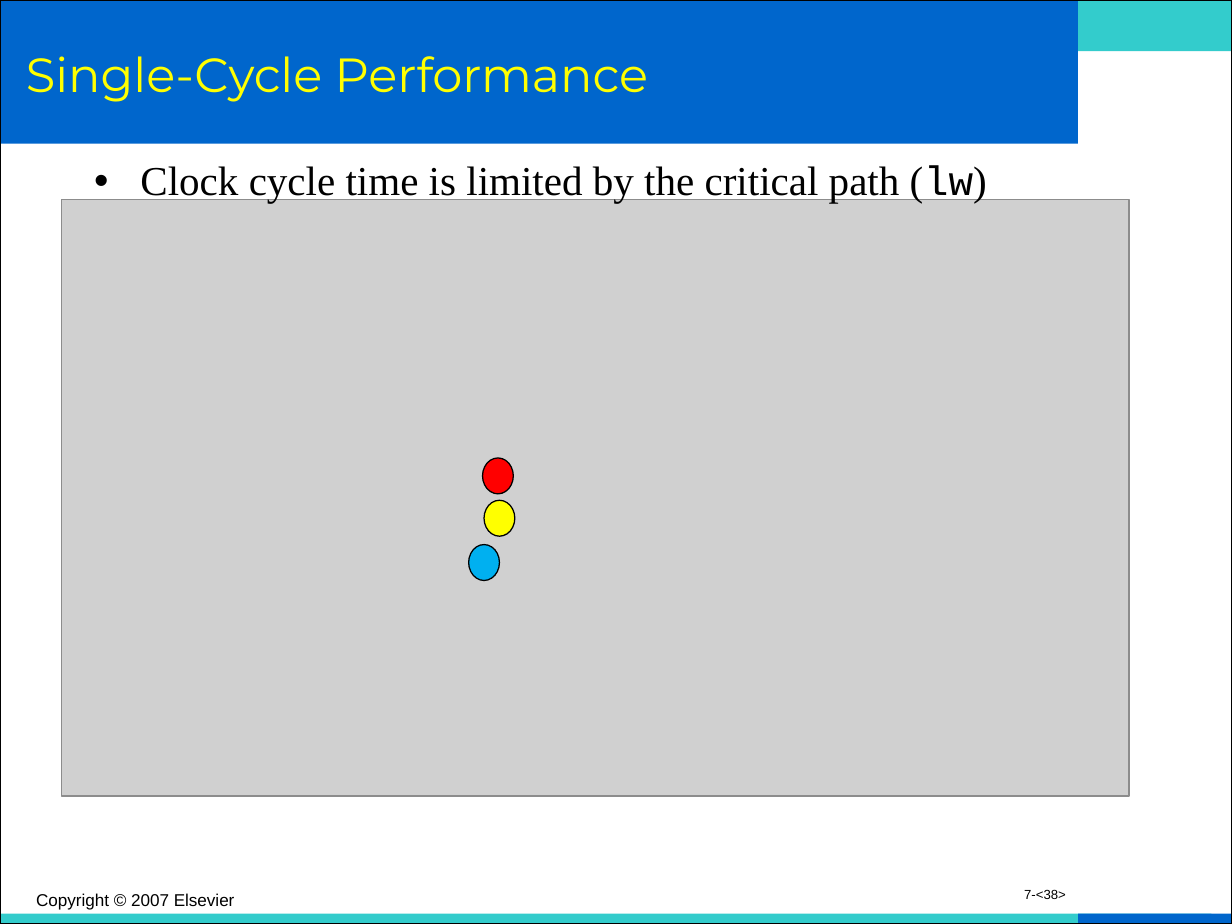
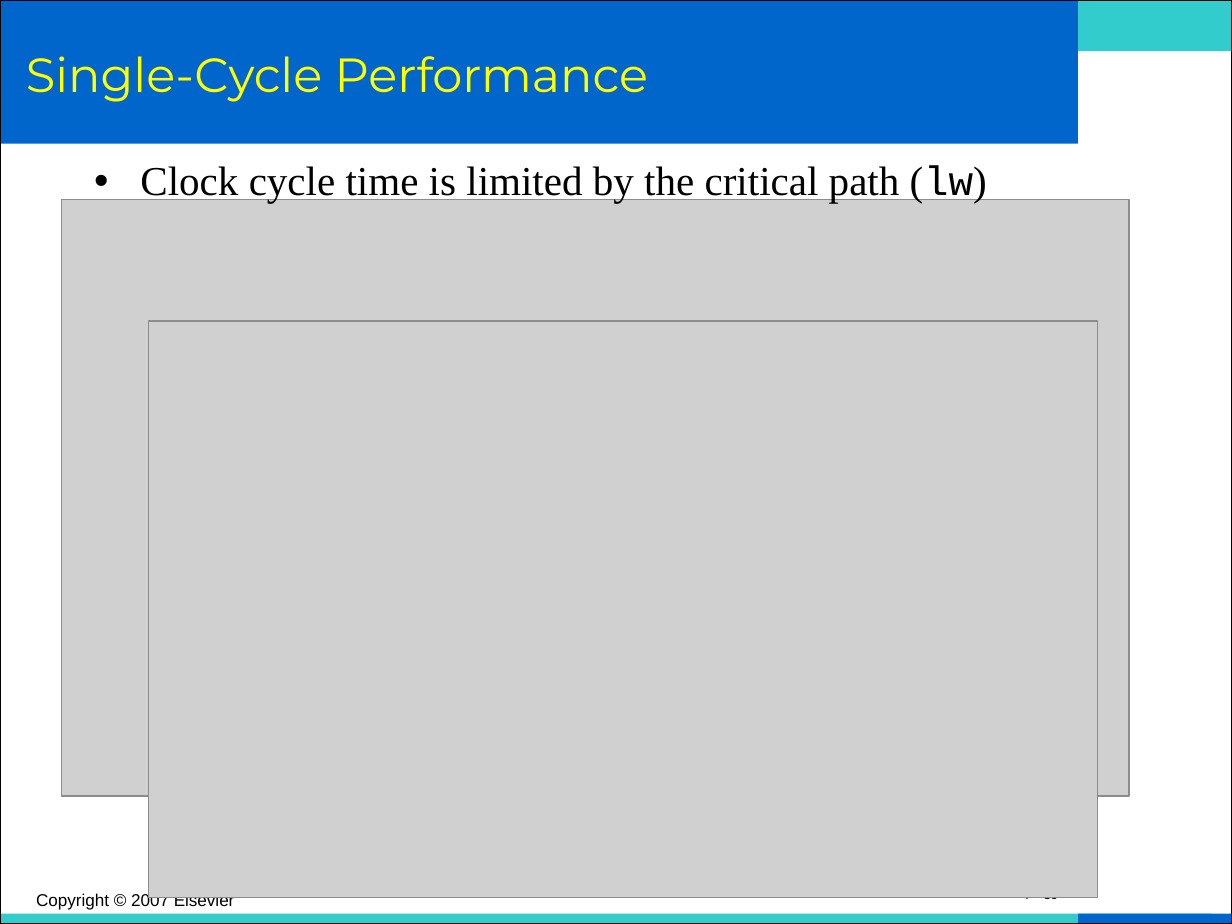
Before and after one commit to jeonggunlee/Computer_Arch_2018_Fall, a slide deck: slide 39 of NEWPPT/DDCA_Ch7_1_Single_Cycle.ppt (slide 38 before the commit). Drawn at 1232x924 pixels with LibreOffice and Linux fonts; fonts in the diff are those of the drawing; grey boxes stand for pictures; background and template pictures are left out. Boxes give left, top, right and bottom in pixels: in the first picture for what was removed or moved away, otherwise in the second. Text is boxed around its words. In the diff, an @@ line names an element or a change of style, - is before the commit and + after.

```diff
--- a/NEWPPT/DDCA_Ch7_1_Single_Cycle.ppt
+++ b/NEWPPT/DDCA_Ch7_1_Single_Cycle.ppt
@@ picture added at [149, 322, 1098, 898] @@
@@ ellipse removed at [483, 458, 514, 494] @@
@@ ellipse removed at [484, 500, 515, 536] @@
@@ ellipse removed at [468, 545, 499, 580] @@
@@ page number at [1024, 897, 1066, 902]: text changed @@
-7-<38>
+7-<39>
```
Also in this commit, not shown: 6 other slides changed, 1 slide added.
